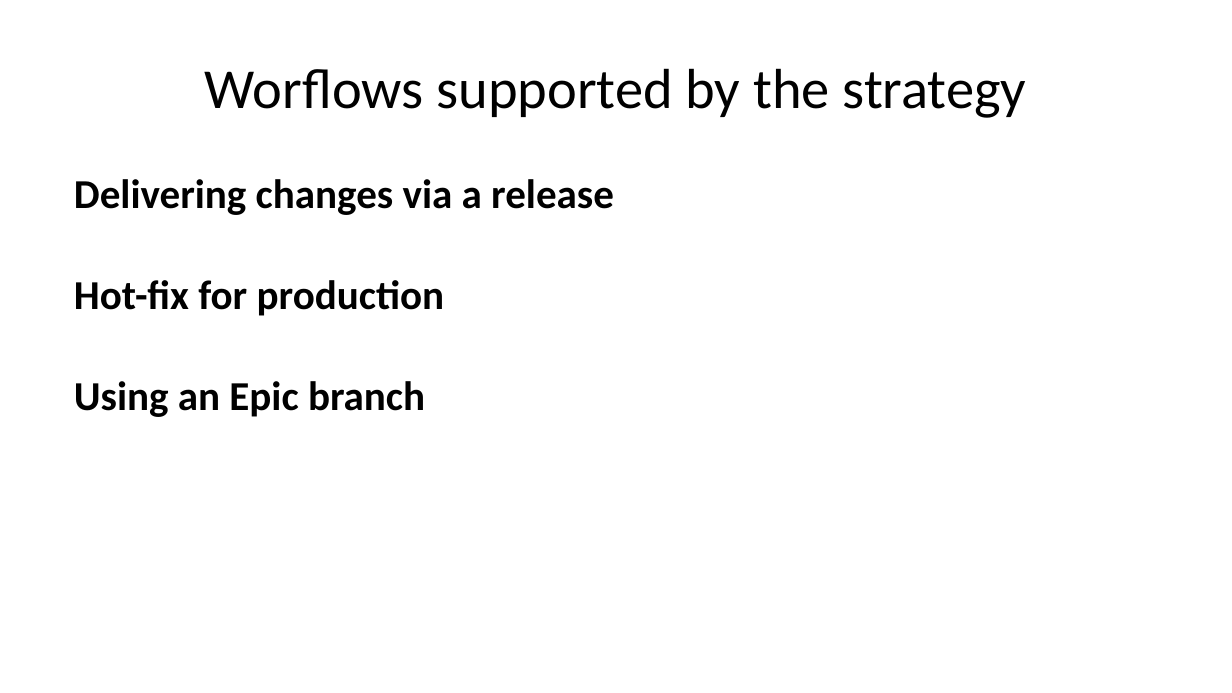
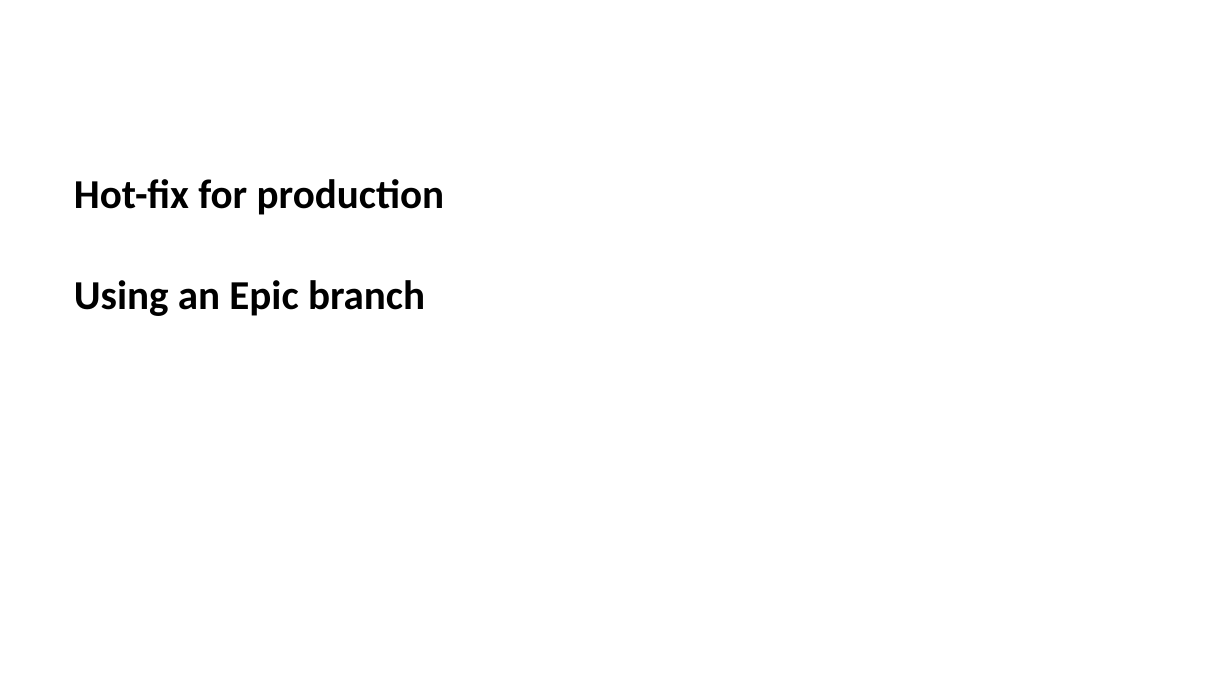
Before and after one commit to ijmitch/ukgse-2024-devops-git, a slide deck: slide 9 of docs/p1.pptx (slide 8 before the commit). Drawn at 1232x693 pixels with LibreOffice and Linux fonts; fonts in the diff are those of the drawing. Boxes give left, top, right and bottom in pixels: in the first picture for what was removed or moved away, otherwise in the second. Text is boxed around its words. In the diff, an @@ line names an element or a change of style, - is before the commit and + after.

```diff
--- a/docs/p1.pptx
+++ b/docs/p1.pptx
@@ title removed at (205, 68, 1027, 118) @@
-Worflows supported by the strategy
@@ text at (74, 179, 614, 215): paragraph removed @@
-Delivering changes via a release
```
Also in this commit, not shown: 1 slide added, 14 other files.
